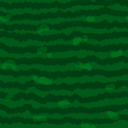
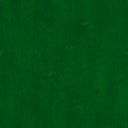
Layered file, before and after one edit (128×128). Changes by layer:
added group "gras-detail-everywhere" (29%) with 6 layers above "grass-detail" over box(0, 0, 128, 128)
added layer "Copy of grass-detail" (1st of 6, in "gras-detail-everywhere") in group "gras-detail-everywhere" over box(0, 0, 128, 128)
added layer "Copy of grass-detail" (2nd of 6, in "gras-detail-everywhere") in group "gras-detail-everywhere" over box(0, 0, 128, 128)
added layer "Copy of grass-detail" (3rd of 6, in "gras-detail-everywhere") in group "gras-detail-everywhere" over box(0, 0, 128, 128)
added layer "Copy of grass-detail" (4th of 6, in "gras-detail-everywhere") in group "gras-detail-everywhere" over box(0, 0, 128, 128)
added layer "Copy of grass-detail" (5th of 6, in "gras-detail-everywhere") in group "gras-detail-everywhere" over box(0, 0, 128, 128)
added layer "Copy of grass-detail" (6th of 6, in "gras-detail-everywhere") in group "gras-detail-everywhere" over box(0, 0, 128, 128)
added layer "grass-detail" above "Paint Layer 8" over box(0, 0, 128, 128)
added layer "Paint Layer 8" (overlay, 38%) above "Paint Layer 5" over box(0, 0, 128, 128)
added layer "Paint Layer 5" above "Paint Layer 6" over box(0, 0, 128, 128)
added layer "Paint Layer 6" above "Group 7" over box(0, 0, 128, 128)
hid "Paint Layer 4", moved it into group "Group 7" over box(0, 0, 128, 128)
hid "Paint Layer 3", moved it into group "Group 7", painted on it over box(0, 0, 128, 128)
